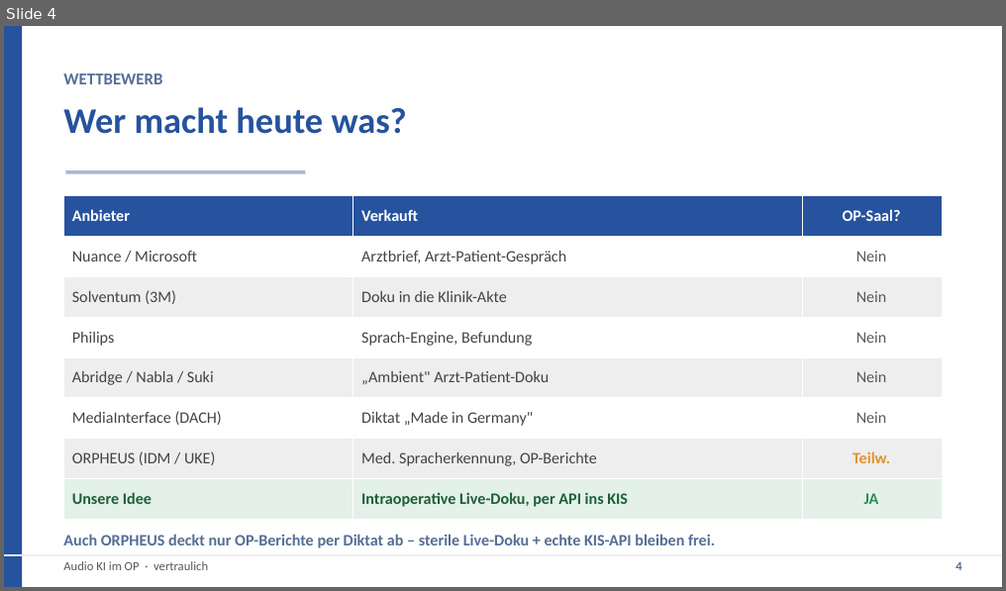
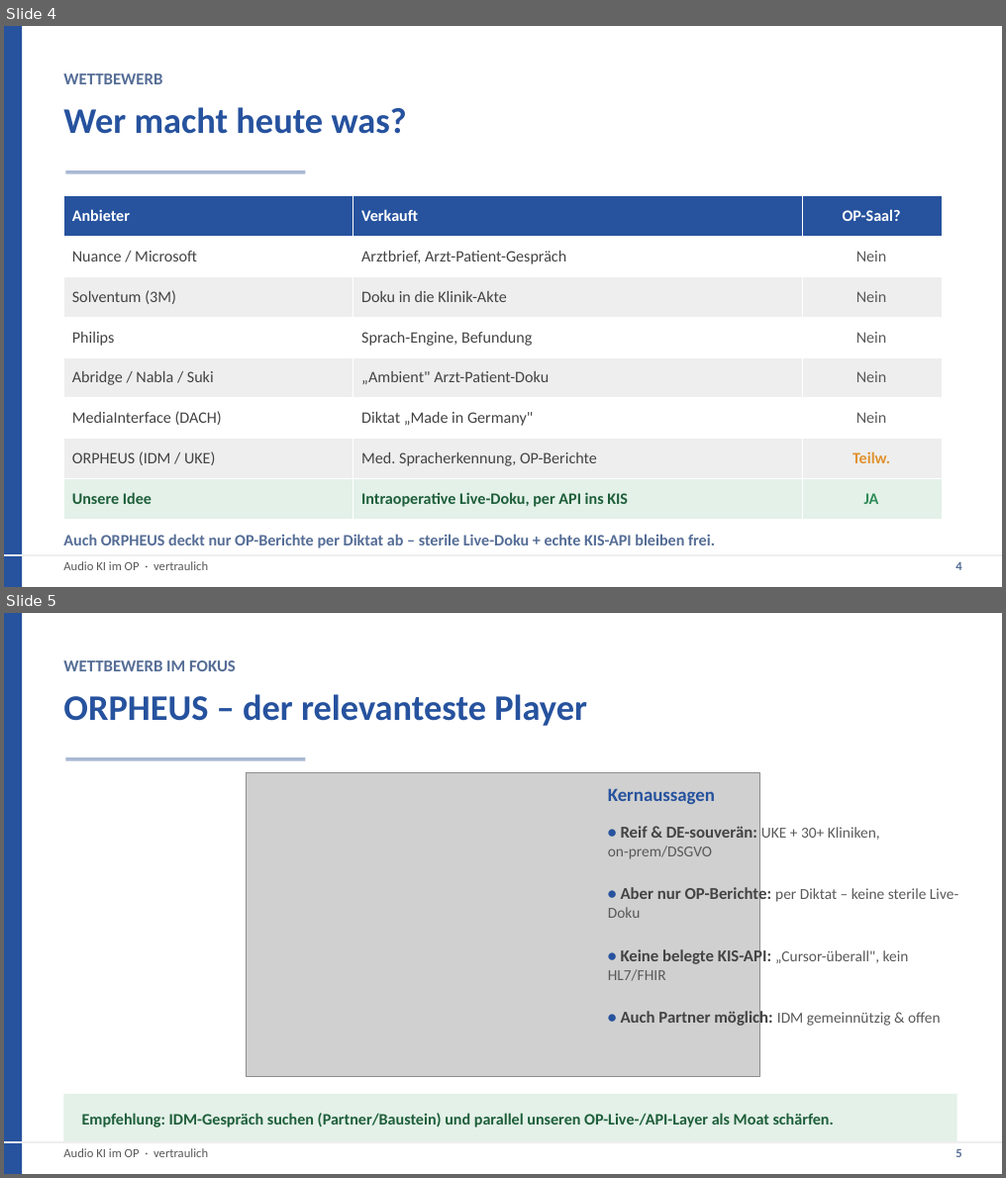
Before and after one commit to Sebastianue/hallo-github, a slide deck: audio-ki-op/praesentation/Audio-KI-OP-Praesentation.pptx. Shown one above the other, each under a label of ours: slide 4 before the commit, slides 4 and 5 after it. The pictures are 1006x591 and 1006x1178 pixels, drawn with LibreOffice and Linux fonts; fonts in the diff are those of the drawing; grey boxes stand for pictures; background and template pictures are left out. Boxes give left, top, right and bottom in pixels: in the first picture for what was removed or moved away, otherwise in the second. Text is boxed around its words. In the diff, an @@ line names an element or a change of style, - is before the commit and + after.

```diff
--- a/audio-ki-op/praesentation/Audio-KI-OP-Praesentation.pptx
+++ b/audio-ki-op/praesentation/Audio-KI-OP-Praesentation.pptx
@@ slide 5 added at [4, 613, 1002, 1174], background #FFFFFF @@
@@ rectangle added at [4, 613, 22, 1173], fill #26529E @@
@@ text added at [63, 661, 236, 671], 12 pt, text #556D96, bold @@
+WETTBEWERB IM FOKUS
@@ text added at [63, 694, 587, 726], 26 pt, text #26529E, bold @@
+ORPHEUS – der relevanteste Player
@@ rectangle added at [65, 758, 305, 761], fill #A9B9D3 @@
@@ picture added at [247, 772, 760, 1077] @@
@@ text added at [608, 788, 715, 804], 13.5 pt, text #26529E, bold @@
+Kernaussagen
@@ text added at [608, 826, 880, 860], 11 pt, text #595959 @@
+• Reif & DE-souverän: UKE + 30+ Kliniken, on-prem/DSGVO
@@ text added at [608, 886, 958, 918], 11 pt, text #595959 @@
+• Aber nur OP-Berichte: per Diktat – keine sterile Live-Doku
@@ text added at [608, 948, 909, 981], 11 pt, text #595959 @@
+• Keine belegte KIS-API: „Cursor-überall", kein HL7/FHIR
@@ text added at [621, 1010, 941, 1028], 11 pt, text #595959 @@
+• Auch Partner möglich: IDM gemeinnützig & offen
@@ rectangle added at [63, 1094, 957, 1144], fill #E3F1E8 @@
@@ text added at [82, 1113, 834, 1128], 11.5 pt, text #1E5E3A, bold @@
+Empfehlung: IDM-Gespräch suchen (Partner/Baustein) und parallel unseren OP-Live-/API-Layer als Moat schärfen.
@@ rectangle added at [4, 1142, 1002, 1144], fill #EEEEEE @@
@@ text added at [63, 1149, 208, 1157], 9 pt, text #595959 @@
+Audio KI im OP · vertraulich
@@ text added at [955, 1150, 961, 1157], 9 pt, text #556D96, bold @@
+5
```
Also in this commit, not shown: 5 slides changed, 3 other files.
